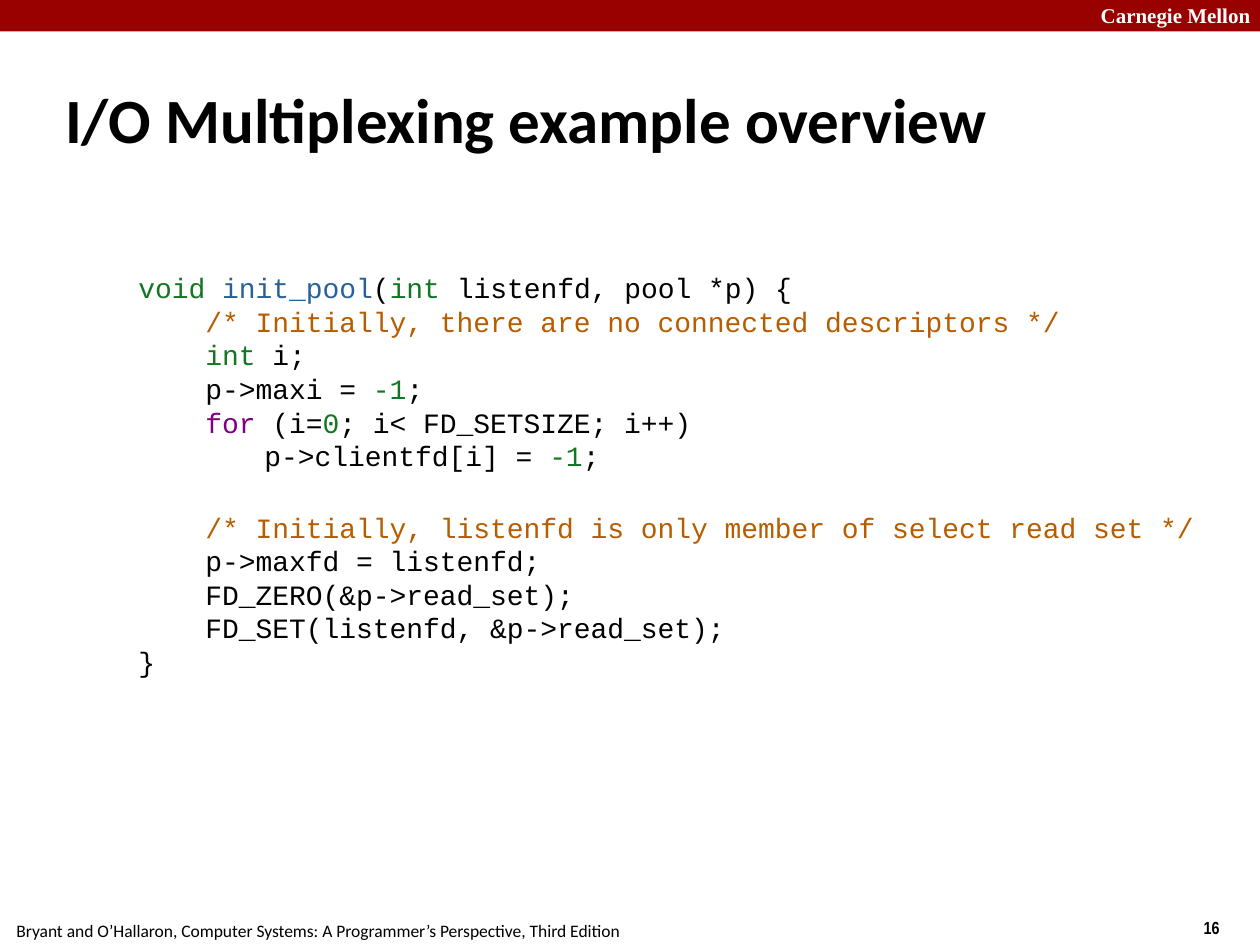
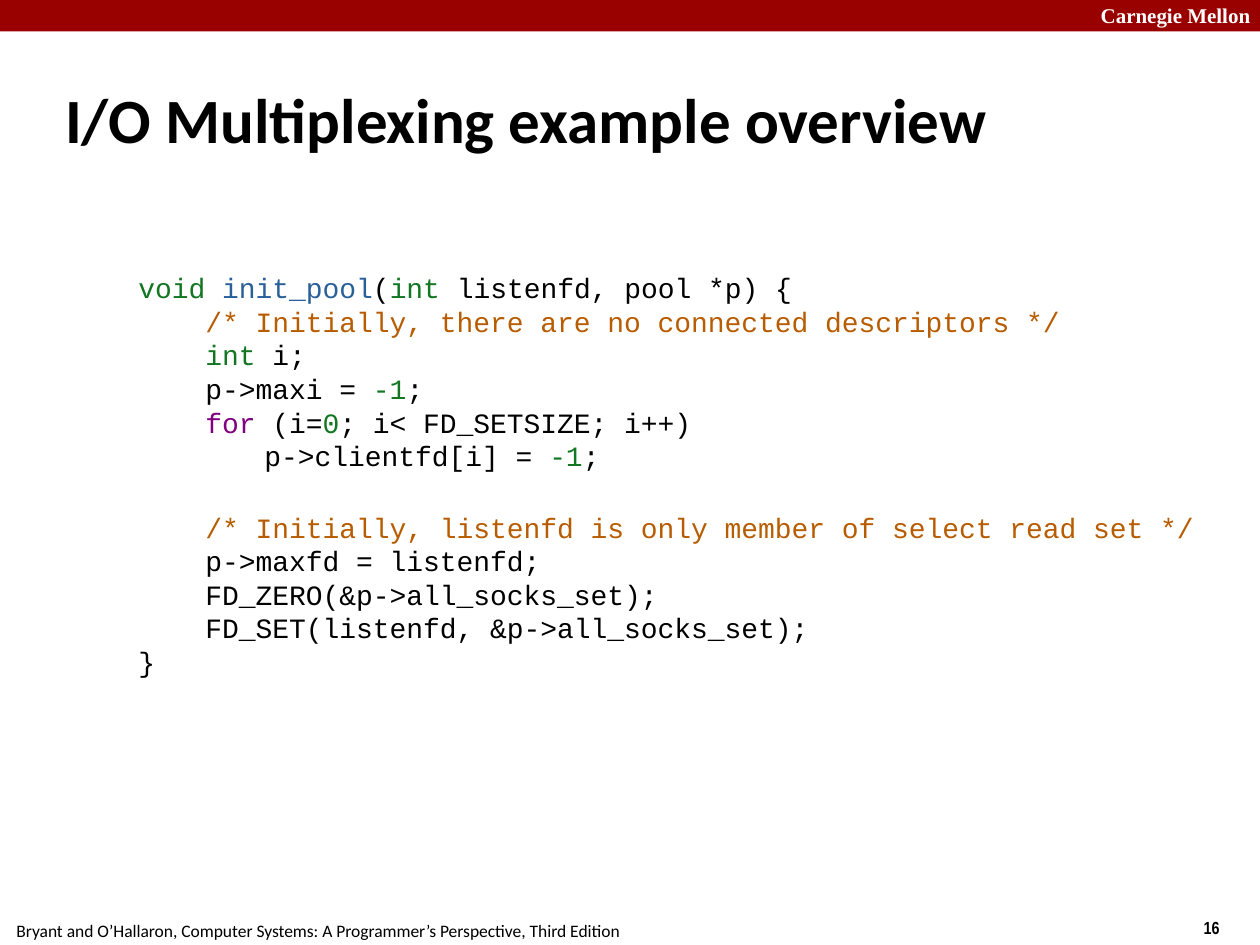
Before and after one commit to diku-compSys/compSys-e2021-pub, a slide deck: slide 16 of lectures/211122_performance/performance.odp. Drawn at 1260x945 pixels with LibreOffice and Linux fonts; fonts in the diff are those of the drawing. Boxes give left, top, right and bottom in pixels: in the first picture for what was removed or moved away, otherwise in the second. Text is boxed around its words. In the diff, an @@ line names an element or a change of style, - is before the commit and + after.

```diff
--- a/lectures/211122_performance/performance.odp
+++ b/lectures/211122_performance/performance.odp
@@ text at <box>205,585,808,644</box>: text changed @@
-FD_ZERO(&p->read_set);
-FD_SET(listenfd, &p->read_set);
+FD_ZERO(&p->all_socks_set);
+FD_SET(listenfd, &p->all_socks_set);
```
Also in this commit, not shown: 15 other slides changed, 5 slides added, 1 other file.
